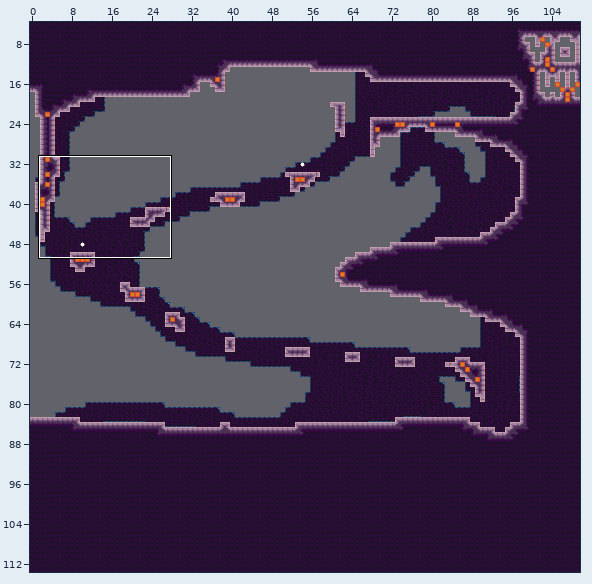
Tiled map: mapping_tools/tilemaps/intro7.tmx. Above: a wide view before the commit, with the close-up outlined.
Close-up. Before:
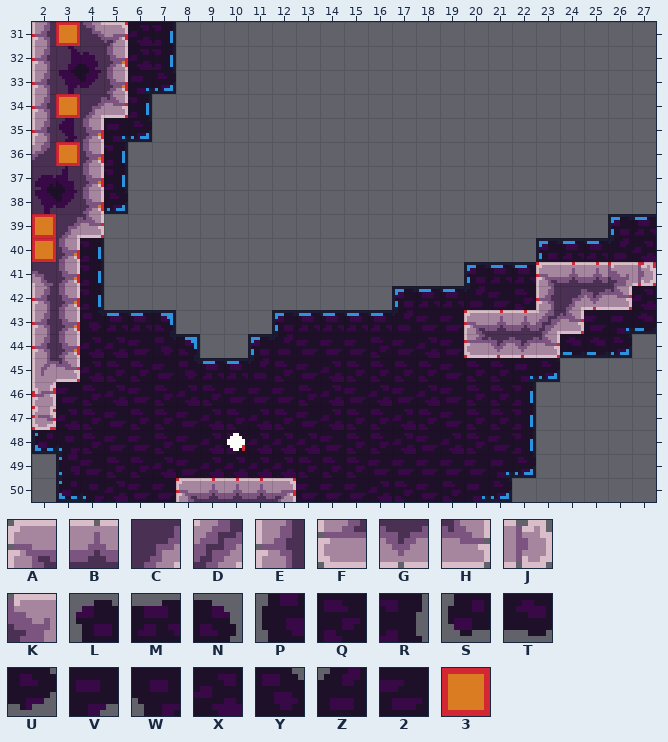
Cells are 8x8 px. Shown: x 2..27, y 31..50. The commit also changed other parts of the map, which this record leaves out.
Key: from "stone": A 0, B 1, C 3, D 6, E 13, F 26, G 27, H 28, J 32, K 52; from "stone_bg_decal": L 0, M 1, N 2, P 13, Q 14, R 15, S 26, T 27, U 28, V 39, W 40, X 41, Y 52, Z 53, 2 54; from "tools": 3 1 "ground".
_ is an empty cell, # one hidden under a higher layer.
Layers that did not change in this view are not listed.
Layer "bg" before, first column x 2:
31 _###XR____________________
32 ####XR____________________
33 ####VU____________________
34 ####R_____________________
35 ###VU_____________________
36 ###R______________________
37 ###R______________________
38 ###U______________________
39 ###_____________________LM
40 ##R__________________LMMZX
41 ##R_______________LMM#####
42 ##R____________LMMZ2Q####X
43 ##YMMN____LMMMMZ22#####2VT
44 ##XX2YN__LZ222Q2X2####TTU_
45 ##XQQ2YMMZQ2XQQQQ2QQVU____
46 #2QX2QXQ222QX2X2X2QQR_____
47 #XQ2QQ2XQXQ2XQQXQ2QQR_____
48 SWQ22Q2XQXXX2QQX2XQ2R_____
49 _P2QQX2XXXXQQQ22222VU_____
50 _SWX22#####222XQ2QVU______
Layer "draft" before, first column x 9:
35 ___________________
36 ___________________
37 ___________________
38 ___________________
39 ___________________
40 ___________________
41 ______________33333
42 ______________3#33_
43 ___________333#3___
44 ___________3333____
45 ___________________
46 ___________________
47 ___________________
48 ___________________
49 ___________________
Layer "map" before, first column x 9:
35 ___________________
36 ___________________
37 ___________________
38 ___________________
39 ___________________
40 ___________________
41 ______________ABBKJ
42 ______________ECGH_
43 ___________ABBDH___
44 ___________FGGH____
45 ___________________
46 ___________________
47 ___________________
48 ___________________
49 ___________________
And afterwards:
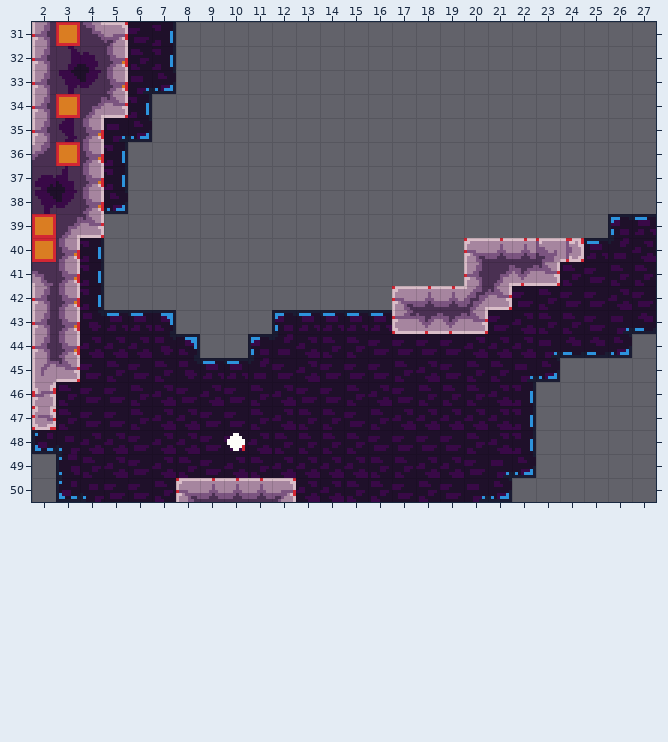
Difference:
Layer "bg":
Tile 2 gives way to one hidden under a higher layer in row 42 at x 21; in row 43 at x 18 to 19.
Tile 2 now appears in row 41 at x 25.
The author changed tile Q to tile 2 in row 42 at x 22; in row 44 at x 16; in row 45 at x 6, 12 and 15 to 16; in row 46 at x 4 and 13; in row 47 at x 4, 10 and 15; in row 48 at x 10 and 16.
The author changed tile Q to tile 2 in row 49 at x 6; in row 50 at x 17 and 19.
The author changed tile X to tile 2 in row 31 at x 6; in row 42 at x 27; in row 44 at x 18; in row 45 at x 4 and 14; in row 46 at x 5, 8 and 14; in row 47 at x 9.
The author changed tile X to tile 2 in row 48 at x 9, 17 and 19; in row 49 at x 9; in row 50 at x 5.
Tile Q now appears in row 41 at x 24 and 26 to 27; in row 42 at x 23; in row 43 at x 24.
The author changed tile 2 to tile Q in row 44 at x 14 to 15; in row 45 at x 7; in row 46 at x 3, 6, 11, 15 and 19; in row 47 at x 13; in row 48 at x 14; in row 49 at x 4, 8 and 16 to 17.
The author changed tile 2 to tile Q in row 50 at x 7, 15 and 18.
The author changed tile X to tile Q in row 32 at x 6; in row 46 at x 18; in row 47 at x 3, 11 and 14; in row 48 at x 12 to 13; in row 49 at x 11; in row 50 at x 16.
Tile X now appears in row 43 at x 22.
The author changed tile 2 to tile X in row 44 at x 6 and 13; in row 45 at x 13; in row 46 at x 12; in row 47 at x 8 and 19; in row 48 at x 5, 8 and 21; in row 49 at x 18 to 19.
The author changed tile 2 to tile X in row 50 at x 13 to 14.
The author changed tile Q to tile X in row 45 at x 18; in row 46 at x 7, 9 and 21; in row 47 at x 7, 12, 18 and 20 to 21; in row 48 at x 4 and 7; in row 49 at x 5 and 13 to 15.
Layer "draft":
Tile 3 now appears in row 40 at x 20 to 24; in row 41 at x 20 and 22; in row 42 at x 17 to 19 and 21; in row 43 at x 17 to 19.
The tile that lay hidden is removed in row 42 at x 24; in row 43 at x 23.
Tile 3 is removed in row 41 at x 24 to 27; in row 42 at x 23 and 25 to 26; in row 43 at x 21 to 22 and 24; in row 44 at x 20 to 23.
Layer "map":
Tile A now appears in row 40 at x 20; in row 42 at x 17.
Tile B now appears in row 40 at x 21 to 22; in row 42 at x 18 to 19.
Tile C now appears in row 41 at x 21.
Tile D now appears in row 42 at x 20.
Tile E now appears in row 41 at x 20.
Tile F now appears in row 43 at x 17.
Tile G now appears in row 41 at x 22; in row 43 at x 18 to 19.
The author changed tile A to tile H in row 41 at x 23; in row 43 at x 20.
Tile H now appears in row 42 at x 21.
Tile J now appears in row 40 at x 24.
Tile K now appears in row 40 at x 23.
Tile B is removed in row 41 at x 24 to 25; in row 43 at x 21 to 22.
Tile C is removed in row 42 at x 24.
Tile D is removed in row 43 at x 23.
Tile E is removed in row 42 at x 23.
Tile F is removed in row 44 at x 20.
Tile G is removed in row 42 at x 25; in row 44 at x 21 to 22.
Tile H is removed in row 42 at x 26; in row 43 at x 24; in row 44 at x 23.
Tile J is removed in row 41 at x 27.
Tile K is removed in row 41 at x 26.
Pixel boxes of the changes (left, top, right, bottom) in both close-ups:
changed: (128, 25, 152, 70)
changed: (56, 238, 656, 502)
